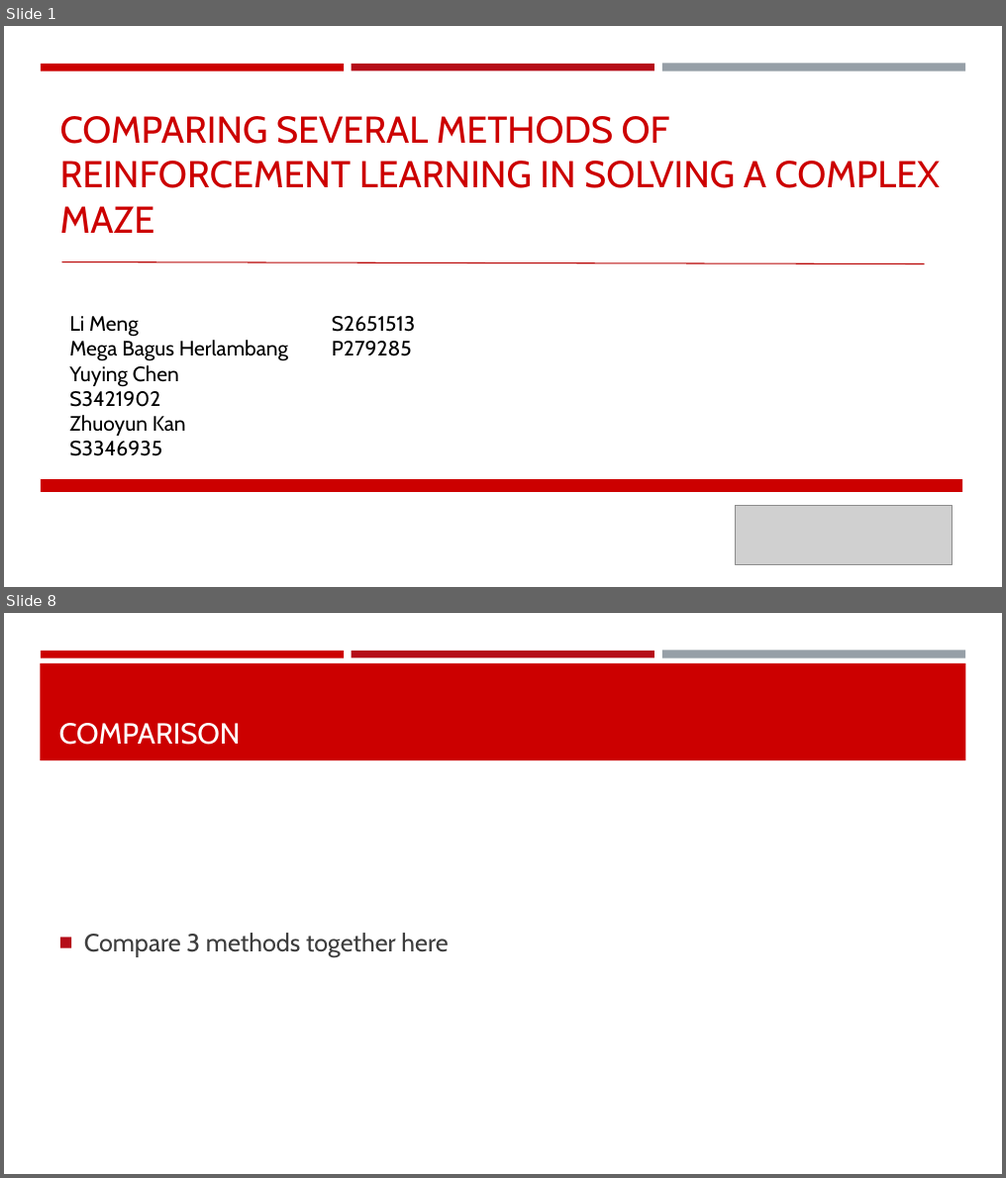
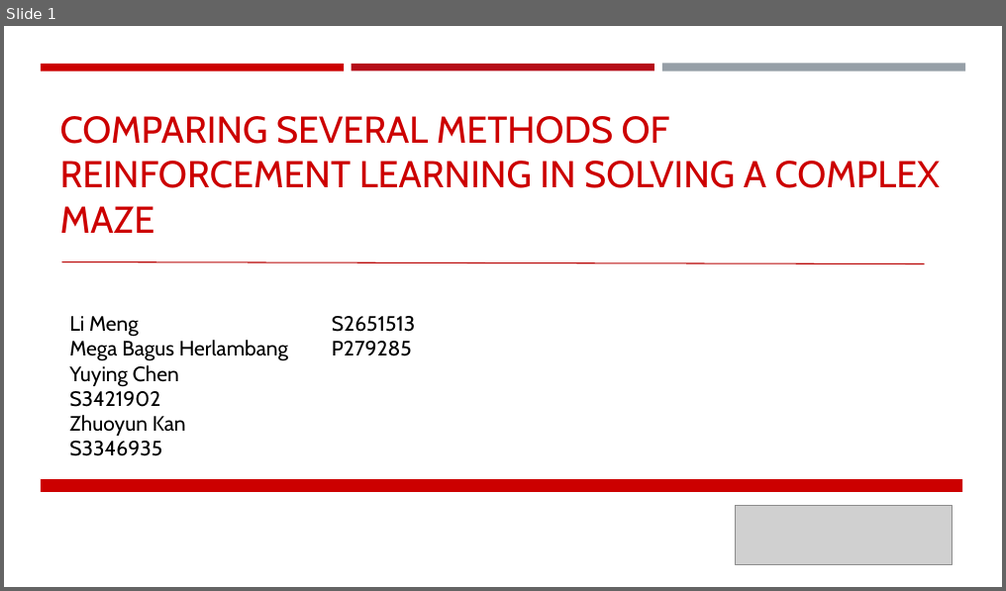
Before and after one commit to mengli11235/MachineLearning_Maze, a slide deck: Group Presentation.pptx. Shown one above the other, each under a label of ours: slides 1 and 8 before the commit, slide 1 after it; the slides between them are not shown. The pictures are 1006x1178 and 1006x591 pixels, drawn with LibreOffice and Linux fonts; fonts in the diff are those of the drawing; grey boxes stand for pictures. Boxes give left, top, right and bottom in pixels: in the first picture for what was removed or moved away, otherwise in the second. Text is boxed around its words. In the diff, an @@ line names an element or a change of style, - is before the commit and + after.

```diff
--- a/Group Presentation.pptx
+++ b/Group Presentation.pptx
@@ slide 8 removed at bbox=[4, 613, 1002, 1174], background #FFFFFF; not listed: 3 template elements that a slide beside it also shows @@
@@ rectangle removed at bbox=[40, 663, 966, 761] @@
@@ title removed at bbox=[59, 723, 241, 745] @@
-COMPARISON
@@ text removed at bbox=[84, 933, 448, 958] @@
-■ Compare 3 methods together here
```
Also in this commit, not shown: 5 slides changed, 3 slides added, 2 other slides removed.
